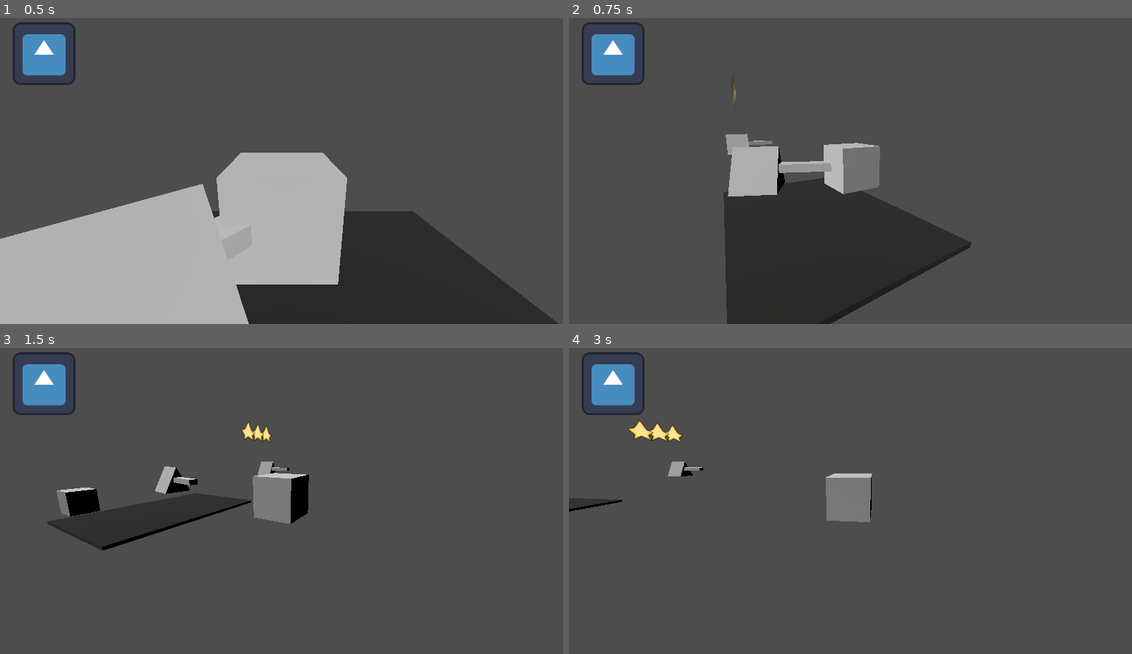
Above: before the commit, frames 1-4 (two rows, left to right).
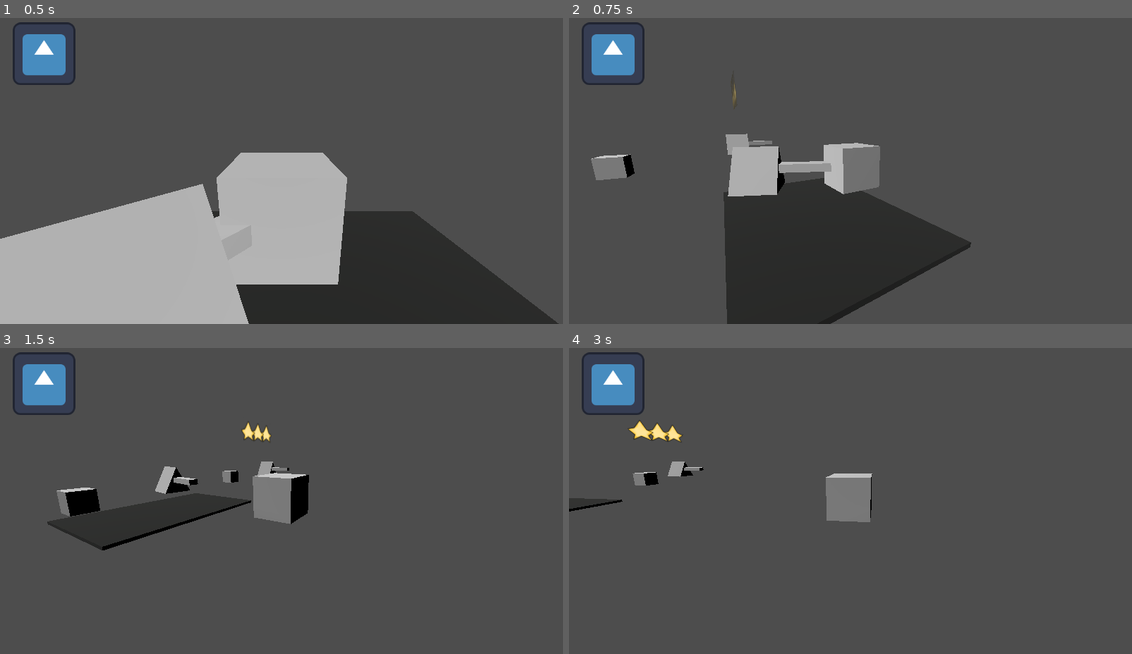
Above: after the commit, the same moments.

Repository: abody2k/Im-going-home
Game: Godot game, scene res://scenes/main.tscn
Two runs of this game, one before a commit and one after it. Both use one fixed random seed, a clock stepped at 60 frames per second and the inputs below. The engine's default icon, where the game draws it, is replaced by a stand-in: a white triangle on a blue panel in a dark square.
Inputs (mouse positions are in pixels of both pictures, inside the frame that each line leads up to):
- Up to frame 1 (0.5 s): no input
- Up to frame 2 (0.75 s): tap Enter at 0.5 s; move the mouse to (884, 164) at 0.52 s; hold Up (forward) from 0.53 s (still down); tap Space (action) at 0.6 s
- Up to frame 3 (1.5 s): keep holding Up (forward); move the mouse to (253, 497) at 1.27 s; tap Space (action) at 1.35 s
- Up to frame 4 (3 s): keep holding Up (forward); move the mouse to (867, 488) at 2.02 s; tap Space (action) at 2.1, 2.85 s; move the mouse to (844, 501) at 2.77 s

Frame 1 is identical in both runs. In frame 2, 0.5% of the frame differs, in the area x 3-12%, y 44-53%; in frame 3, 0.1%; in frame 4, 0.2%.

Commit message:
fixed all levers, fixed door bug of playing the animation every frame

Diff:
--- a/scenes/door.tscn
+++ b/scenes/door.tscn
@@ -9,11 +9,11 @@
 [sub_resource type="BoxShape3D" id="BoxShape3D_f1jj5"]
 size = Vector3(4.37512, 2.16113, 2.25488)
 
+[sub_resource type="Animation" id="Animation_4s5wo"]
+resource_name = "close_door"
+
 [sub_resource type="Animation" id="Animation_nvvqk"]
 resource_name = "open_door"
-
-[sub_resource type="Animation" id="Animation_4s5wo"]
-resource_name = "close_door"
 
 [sub_resource type="AnimationLibrary" id="AnimationLibrary_m4ulu"]
 _data = {
--- a/scenes/lever.tscn
+++ b/scenes/lever.tscn
@@ -18,6 +18,8 @@
 size = Vector3(3.66994, 2.28809, 3.16809)
 
 [node name="lever" type="AnimatableBody3D"]
+collision_layer = 8
+collision_mask = 15
 script = ExtResource("1_tpkna")
 
 [node name="CollisionShape3D" type="CollisionShape3D" parent="."]
@@ -41,3 +43,37 @@
 
 [node name="player_position" type="Node3D" parent="."]
 transform = Transform3D(1, 0, 0, 0, 1, 0, 0, 0, 1, 0, 0, 2.32564)
+
+[node name="Control" type="Control" parent="."]
+visible = false
+layout_mode = 3
+anchors_preset = 15
+anchor_right = 1.0
+anchor_bottom = 1.0
+grow_horizontal = 2
+grow_vertical = 2
+
+[node name="Panel" type="Panel" parent="Control"]
+layout_mode = 1
+anchors_preset = -1
+anchor_right = 1.0
+anchor_bottom = 0.093
+offset_bottom = -0.264
+grow_horizontal = 2
+
+[node name="RichTextLabel" type="RichTextLabel" parent="Control/Panel"]
+layout_mode = 1
+anchors_preset = -1
+anchor_left = 0.385
+anchor_right = 0.664
+anchor_bottom = 0.733
+offset_left = -0.52002
+offset_top = 15.0
+offset_right = 0.0719604
+offset_bottom = 15.02
+grow_horizontal = 2
+text = "Press space to close this door indefinitely"
+
+[connection signal="animation_finished" from="AnimationPlayer" to="." method="_on_animation_player_animation_finished"]
+[connection signal="body_shape_entered" from="Area3D" to="." method="_on_area_3d_body_shape_entered"]
+[connection signal="body_shape_exited" from="Area3D" to="." method="_on_area_3d_body_shape_exited"]
--- a/scenes/main.tscn
+++ b/scenes/main.tscn
@@ -1,8 +1,9 @@
-[gd_scene load_steps=6 format=3 uid="uid://df5fkmsr7cytd"]
+[gd_scene load_steps=7 format=3 uid="uid://df5fkmsr7cytd"]
 
 [ext_resource type="PackedScene" uid="uid://h6nwi8e7s8al" path="res://scenes/player.tscn" id="1_1alg3"]
 [ext_resource type="PackedScene" uid="uid://c33m3aa2xvprq" path="res://scenes/ship_solider.tscn" id="2_g4aor"]
 [ext_resource type="PackedScene" uid="uid://blbpalpb8yaot" path="res://scenes/door.tscn" id="3_8rbdm"]
+[ext_resource type="PackedScene" uid="uid://dxetb305ilyns" path="res://scenes/lever.tscn" id="4_24loo"]
 
 [sub_resource type="StandardMaterial3D" id="StandardMaterial3D_f3ak0"]
 albedo_color = Color(0.0664833, 0.0704923, 0.062896, 1)
@@ -52,3 +53,6 @@
 
 [node name="AnimatableBody3D" parent="." instance=ExtResource("3_8rbdm")]
 transform = Transform3D(1, 0, 0, 0, 1, 0, 0, 0, 1, 0.966075, 0, 4.86779)
+
+[node name="lever" parent="." instance=ExtResource("4_24loo")]
+transform = Transform3D(1, 0, 0, 0, 1, 0, 0, 0, 1, -10.0209, 0, 6.24122)
--- a/scenes/player.tscn
+++ b/scenes/player.tscn
@@ -21,6 +21,9 @@
 "speed": 5.0
 }]
 
+[sub_resource type="Animation" id="Animation_nt82v"]
+resource_name = "dying"
+
 [sub_resource type="Animation" id="Animation_dmmf8"]
 resource_name = "idle"
 
@@ -29,9 +32,6 @@
 
 [sub_resource type="Animation" id="Animation_45sha"]
 resource_name = "posessing"
-
-[sub_resource type="Animation" id="Animation_nt82v"]
-resource_name = "dying"
 
 [sub_resource type="AnimationLibrary" id="AnimationLibrary_xrhvg"]
 _data = {
--- a/scenes/ship_solider.tscn
+++ b/scenes/ship_solider.tscn
@@ -10,6 +10,9 @@
 
 [sub_resource type="BoxMesh" id="BoxMesh_21510"]
 
+[sub_resource type="Animation" id="Animation_d848w"]
+resource_name = "Attack"
+
 [sub_resource type="Animation" id="Animation_cb8n3"]
 resource_name = "collapsing"
 
@@ -19,15 +22,16 @@
 [sub_resource type="Animation" id="Animation_xdt51"]
 resource_name = "movement"
 
-[sub_resource type="Animation" id="Animation_d848w"]
-resource_name = "Attack"
+[sub_resource type="Animation" id="Animation_teis8"]
+resource_name = "pull_down"
 
 [sub_resource type="AnimationLibrary" id="AnimationLibrary_g8fs5"]
 _data = {
 "Attack": SubResource("Animation_d848w"),
 "collapsing": SubResource("Animation_cb8n3"),
 "idle": SubResource("Animation_wskrs"),
-"movement": SubResource("Animation_xdt51")
+"movement": SubResource("Animation_xdt51"),
+"pull_down": SubResource("Animation_teis8")
 }
 
 [sub_resource type="BoxShape3D" id="BoxShape3D_8m4dj"]
--- a/scripts/door.gd
+++ b/scripts/door.gd
@@ -12,12 +12,12 @@
 	if $doorControl.visible and Input.is_action_just_pressed("action") and !$AnimationPlayer.is_playing():
 		door_opened = !door_opened
 
-	if door_opened:
-		$AnimationPlayer.play("close_door")
-		$doorControl/Panel/RichTextLabel.text = "Click space to open the door"
-	else:
-		$AnimationPlayer.play("open_door")
-		$doorControl/Panel/RichTextLabel.text = "Click space to close the door"
+		if door_opened:
+			$AnimationPlayer.play("close_door")
+			$doorControl/Panel/RichTextLabel.text = "Click space to open the door"
+		else:
+			$AnimationPlayer.play("open_door")
+			$doorControl/Panel/RichTextLabel.text = "Click space to close the door"
 
 
 
--- a/scripts/lever.gd
+++ b/scripts/lever.gd
@@ -1,6 +1,6 @@
 extends AnimatableBody3D
 
-
+var player : CharacterBody3D
 # Called when the node enters the scene tree for the first time.
 func _ready():
 	pass # Replace with function body.
@@ -8,4 +8,29 @@
 
 # Called every frame. 'delta' is the elapsed time since the previous frame.
 func _process(delta):
-	pass
+	if $Control.visible and Input.is_action_just_pressed("action") and !$AnimationPlayer.is_playing():
+		player.global_position = Vector3($player_position.global_position.x,player.global_position.y,$player_position.global_position.z)
+		player.call("pull_lever")
+		$AnimationPlayer.play("bring_it_down")
+
+
+
+func _on_area_3d_body_shape_entered(body_rid, body, body_shape_index, local_shape_index):
+	if (body as CharacterBody3D).get("is_possessed"):
+		$Control.visible=true
+		body.call("disable_depossessing",true)
+		player=body
+
+
+func _on_area_3d_body_shape_exited(body_rid, body, body_shape_index, local_shape_index):
+	if (body as CharacterBody3D).get("is_possessed"):
+		$Control.visible=false
+		body.call("disable_depossessing",false)
+		player=null
+
+
+func _on_animation_player_animation_finished(anim_name):
+	$Control.visible=false
+	player.call("disable_depossessing",false)
+	process_mode = PROCESS_MODE_DISABLED
+	$Area3D.queue_free()
--- a/scripts/player.gd
+++ b/scripts/player.gd
@@ -9,6 +9,8 @@
 var is_possessing = false
 var possessed_obj : CharacterBody3D
 var energy : int = 10
+
+
 
 
 
--- a/scripts/ship_solider.gd
+++ b/scripts/ship_solider.gd
@@ -20,6 +20,18 @@
 var made_stars = false
 var depossessing = false
 
+var can_move = true
+
+
+
+
+func pull_lever():
+	can_move=false
+	rotation_degrees = Vector3(0,0,0)
+	$AnimationPlayer.play("pull_down")
+	pass
+
+
 func go_backward():
 	tween2 = get_tree().create_tween()
 	look_at(pos[1].global_position)
@@ -96,6 +108,8 @@
 
 func _physics_process(delta):
 
+	if !can_move:
+		return
 
 	movement(delta)
 
@@ -143,7 +157,8 @@
 			#RELOAD
 			#ATTACK AGAIN
 			$reload.start()
-			pass
+		"pull_down":
+			can_move=true
 
 
 func player_entered(_body_rid, body, _body_shape_index, _local_shape_index):
Not shown: 1 places in scenes/ship_solider.tscn that only renumber resources
